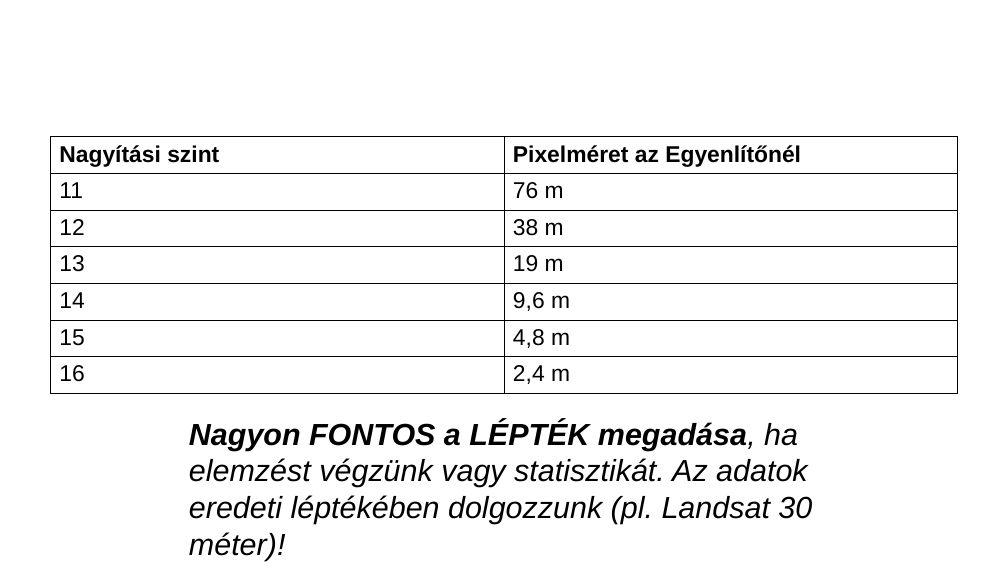
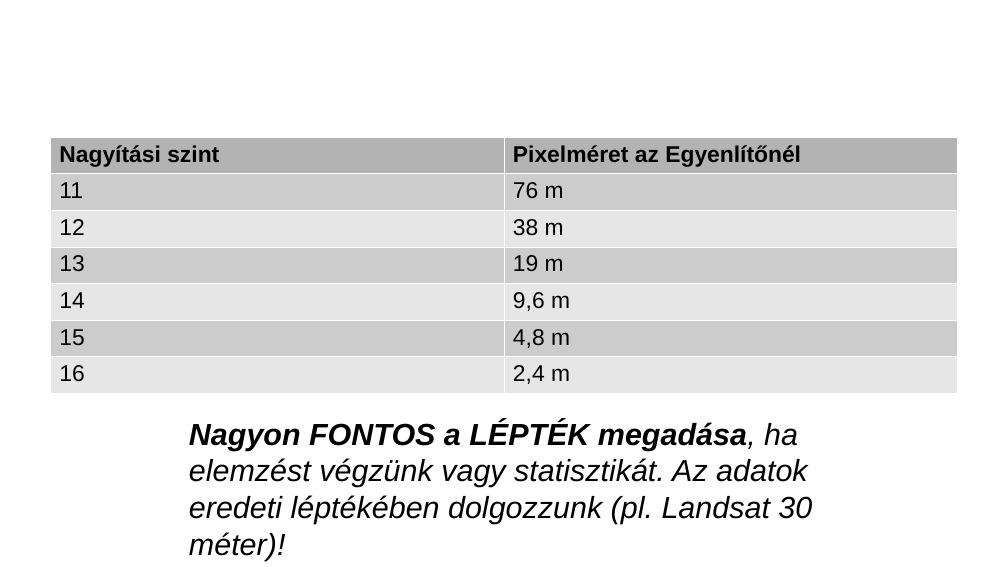
Before and after one commit to webandras/google_earth_engine_kutatas, a slide deck: slide 57 of google_earth_engine_gulacsi_andras_2018.odp (slide 48 before the commit). Drawn at 1008x567 pixels with LibreOffice and Linux fonts; fonts in the diff are those of the drawing; background and template pictures are left out. Boxes give left, top, right and bottom in pixels: in the first picture for what was removed or moved away, otherwise in the second. Text is boxed around its words. In the diff, an @@ line names an element or a change of style, - is before the commit and + after.

```diff
--- a/google_earth_engine_gulacsi_andras_2018.odp
+++ b/google_earth_engine_gulacsi_andras_2018.odp
@@ table at (50, 137, 958, 389) @@
@@ fill none to #B3B3B3 in row 1 @@
@@ fill none to #CCCCCC in 6 cells @@
@@ fill none to #E6E6E6 in 6 cells @@
@@ borders changed @@
```
Also in this commit, not shown: 13 other slides changed, 14 slides added, 5 slides removed, 1 other file.
